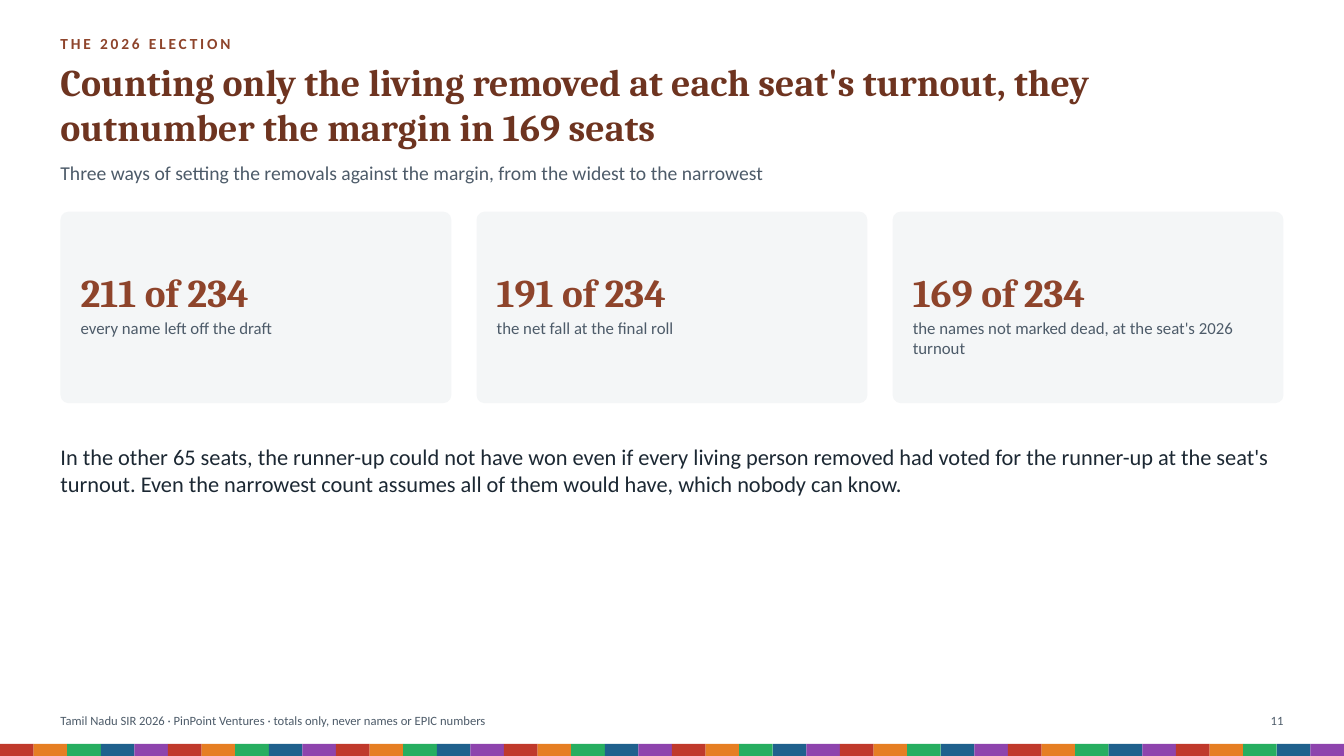
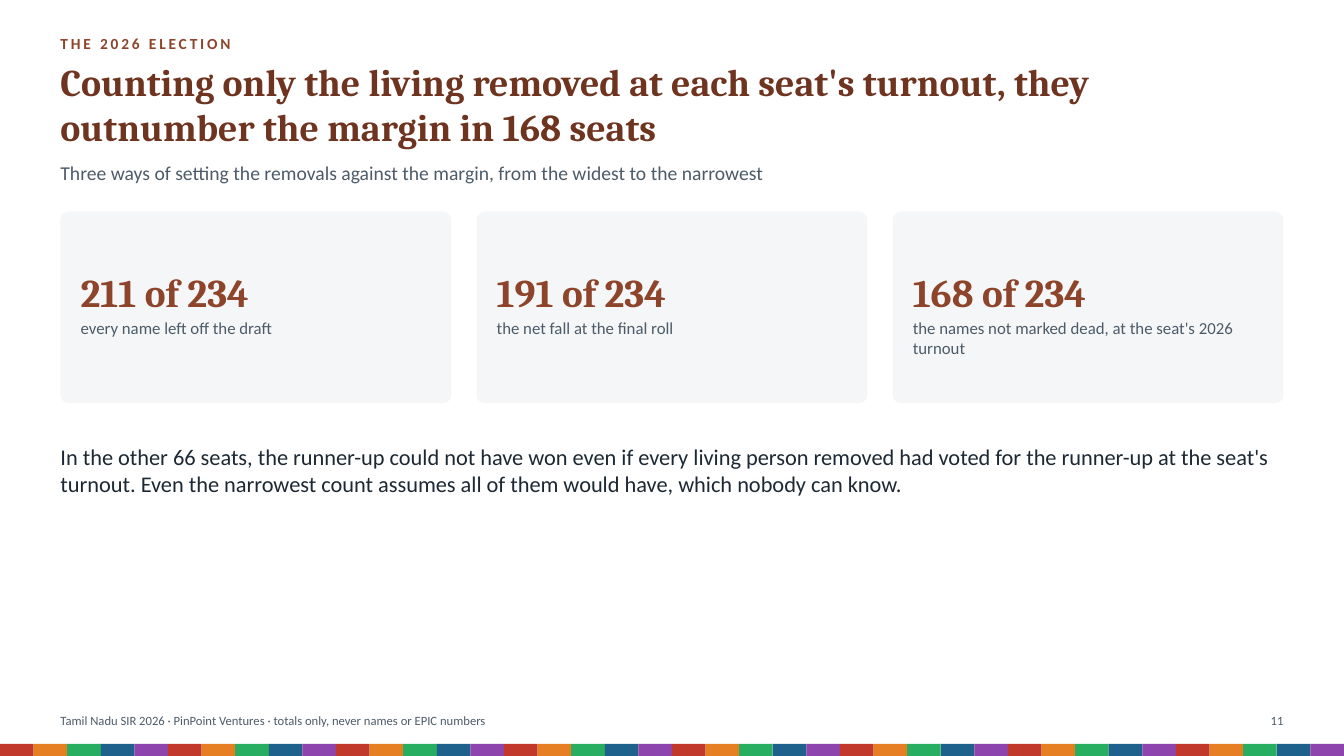
Before and after one commit to Varnasr/INDIA-DATA, a slide deck: slide 11 of reports/tamil-nadu-sir-2026-deck.pptx. Drawn at 1344x756 pixels with LibreOffice and Linux fonts; fonts in the diff are those of the drawing. Boxes give left, top, right and bottom in pixels: in the first picture for what was removed or moved away, otherwise in the second. Text is boxed around its words. In the diff, an @@ line names an element or a change of style, - is before the commit and + after.

```diff
--- a/reports/tamil-nadu-sir-2026-deck.pptx
+++ b/reports/tamil-nadu-sir-2026-deck.pptx
@@ text at box(60, 69, 1089, 150): text changed @@
-Counting only the living removed at each seat's turnout, they outnumber the margin in 169 seats
+Counting only the living removed at each seat's turnout, they outnumber the margin in 168 seats
@@ text at box(913, 279, 1086, 308): text changed @@
-169 of 234
+168 of 234
@@ text at box(60, 449, 1267, 496): text changed @@
-In the other 65 seats, the runner-up could not have won even if every living person removed had voted for the runner-up at the seat's turnout. Even the narrowest count assumes all of them would have, which nobody can know.
+In the other 66 seats, the runner-up could not have won even if every living person removed had voted for the runner-up at the seat's turnout. Even the narrowest count assumes all of them would have, which nobody can know.
```
Also in this commit, not shown: 1 other slide changed, 47 other files.
